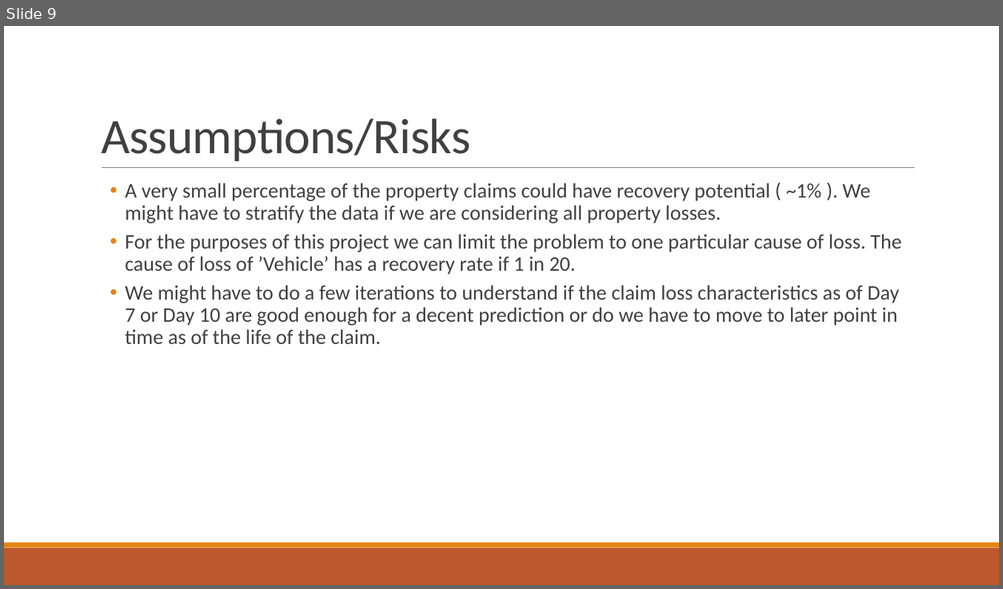
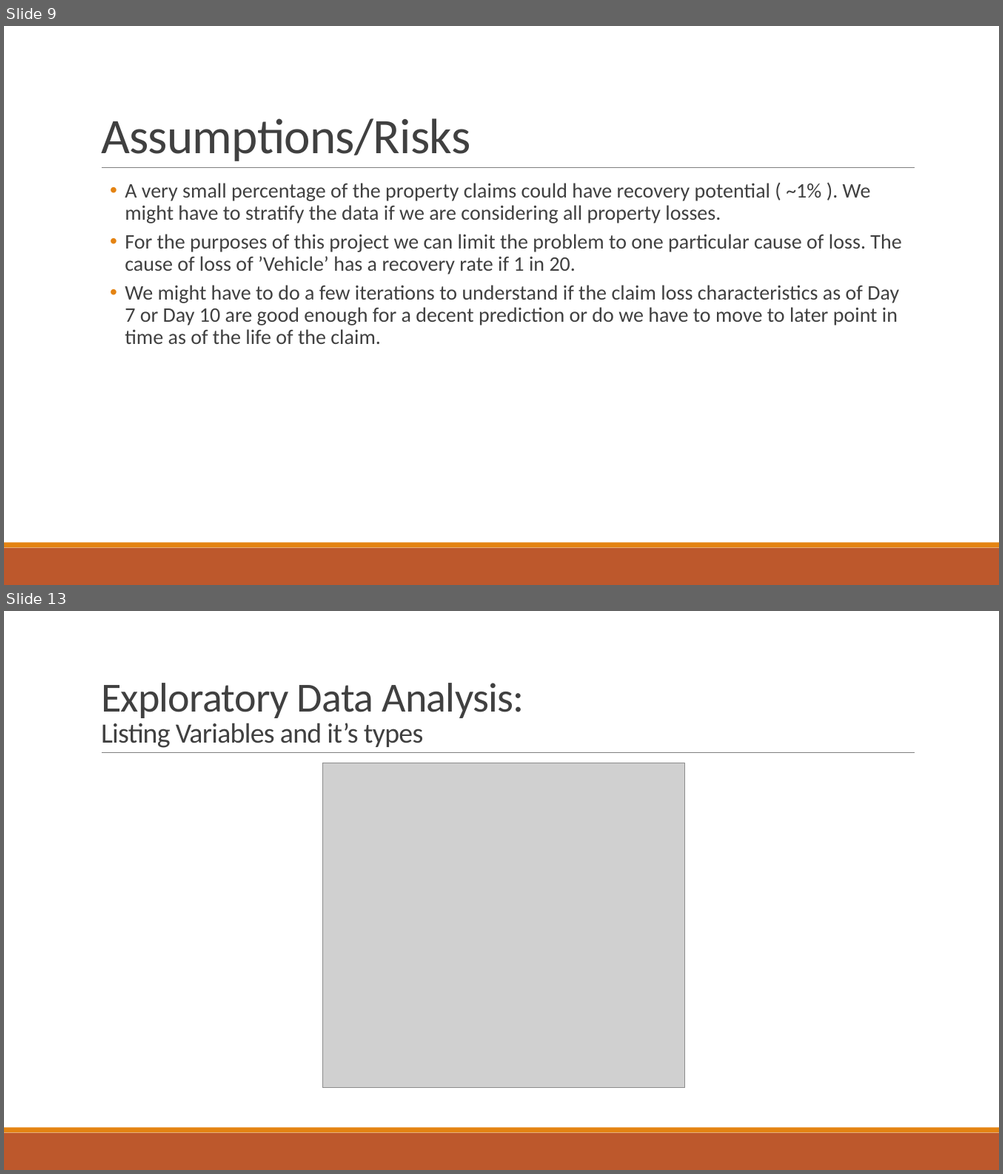
Before and after one commit to hkalavala/DS_SM_15_HK, a slide deck: projects/final-project/GA Project - HK.pptx. Shown one above the other, each under a label of ours: slide 9 before the commit, slides 9 and 13 after it; the slides between them are not shown. The pictures are 1003x589 and 1003x1174 pixels, drawn with LibreOffice and Linux fonts; fonts in the diff are those of the drawing; grey boxes stand for pictures. Boxes give left, top, right and bottom in pixels: in the first picture for what was removed or moved away, otherwise in the second. Text is boxed around its words. In the diff, an @@ line names an element or a change of style, - is before the commit and + after.

```diff
--- a/projects/final-project/GA Project - HK.pptx
+++ b/projects/final-project/GA Project - HK.pptx
@@ slide 13 added at (4,611,999,1170), background #FFFFFF; not listed: 3 template elements that a slide beside it also shows @@
@@ title added at (101,683,523,748), 27 pt, text #404040 @@
+Exploratory Data Analysis:
+Listing Variables and it’s types
@@ picture added at (323,763,685,1088) @@
```
Also in this commit, not shown: 1 slide changed, 8 other slides added, 1 other file.
